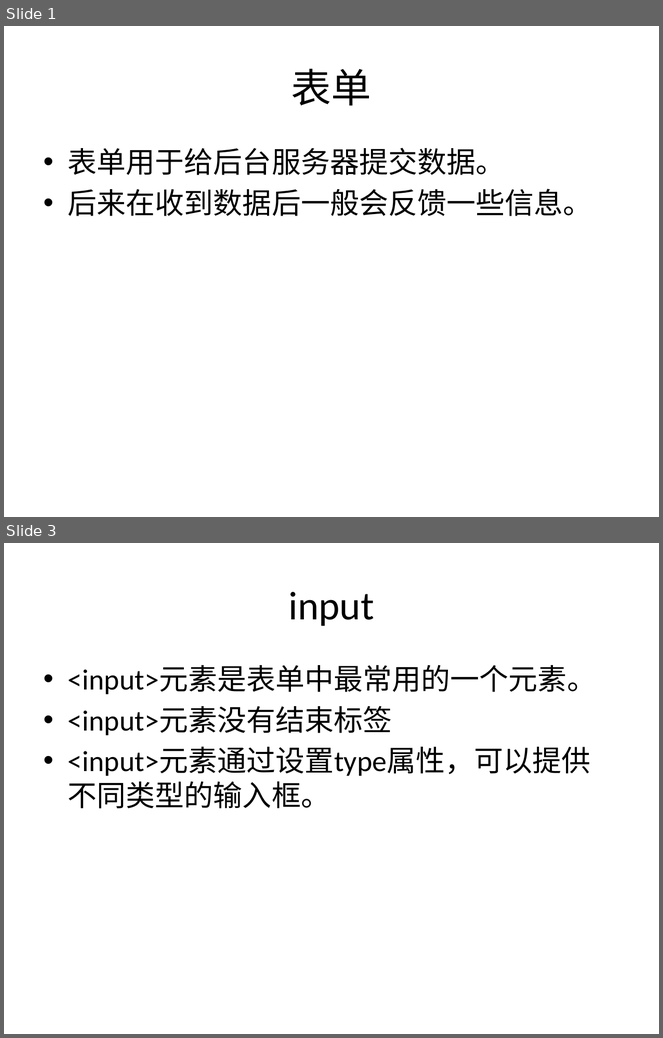
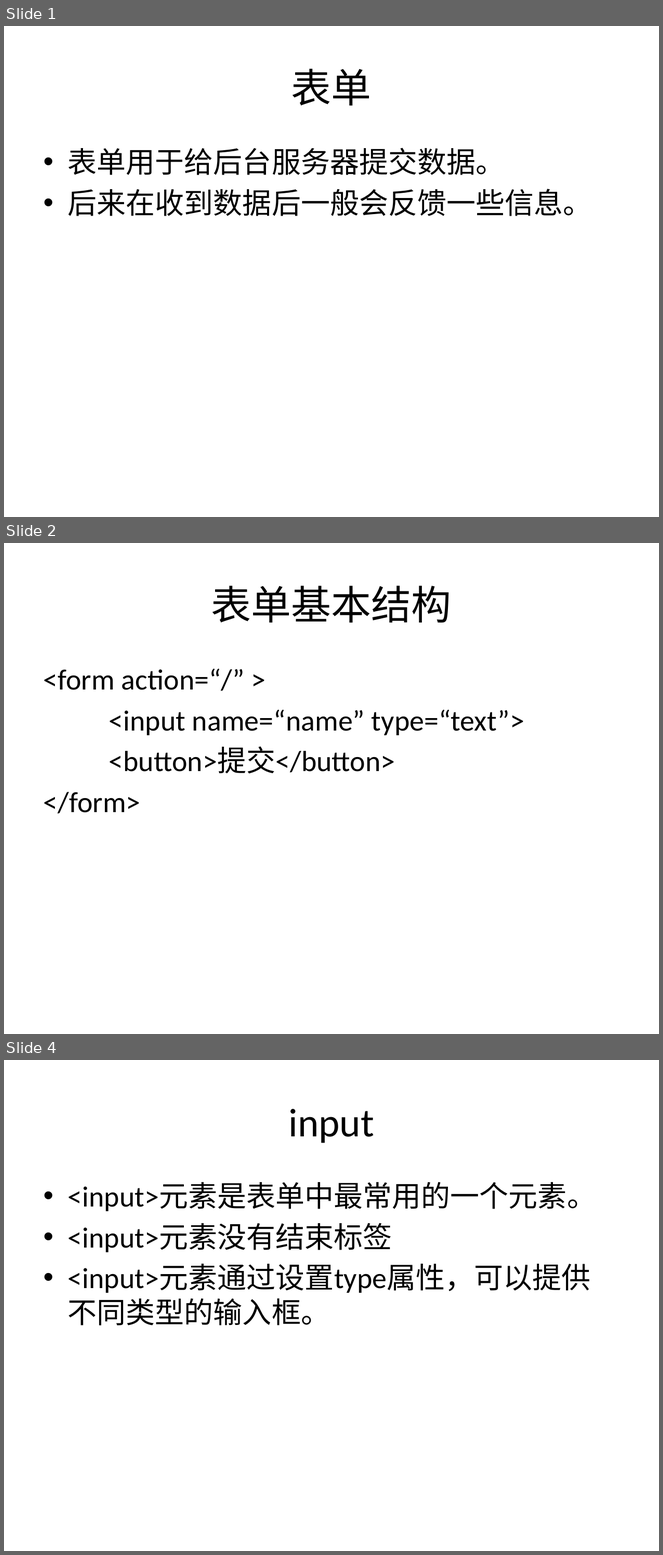
Before and after one commit to sans123wx/class, a slide deck: 网页设计与制作/课件/3/表单.pptx. Shown one above the other, each under a label of ours: slides 1 and 3 before the commit, slides 1, 2 and 4 after it; the slides between them are not shown. The pictures are 663x1038 and 663x1555 pixels, drawn with LibreOffice and Linux fonts; fonts in the diff are those of the drawing. Boxes give left, top, right and bottom in pixels: in the first picture for what was removed or moved away, otherwise in the second. Text is boxed around its words. In the diff, an @@ line names an element or a change of style, - is before the commit and + after.

```diff
--- a/网页设计与制作/课件/3/表单.pptx
+++ b/网页设计与制作/课件/3/表单.pptx
@@ slide 2 added at bbox=[4, 543, 659, 1034], background #FFFFFF @@
@@ title added at bbox=[211, 586, 452, 623], 44 pt, text #000000 @@
+表单基本结构
@@ text added at bbox=[44, 668, 525, 814], 32 pt, text #000000 @@
+<form action=“/” >
+<input name=“name” type=“text”>
+<button>提交</button>
+</form>
@@ what was slide 3 is now slide 4 @@
```
Also in this commit, not shown: 3 slides changed, 2 other slides added, 4 other files.
